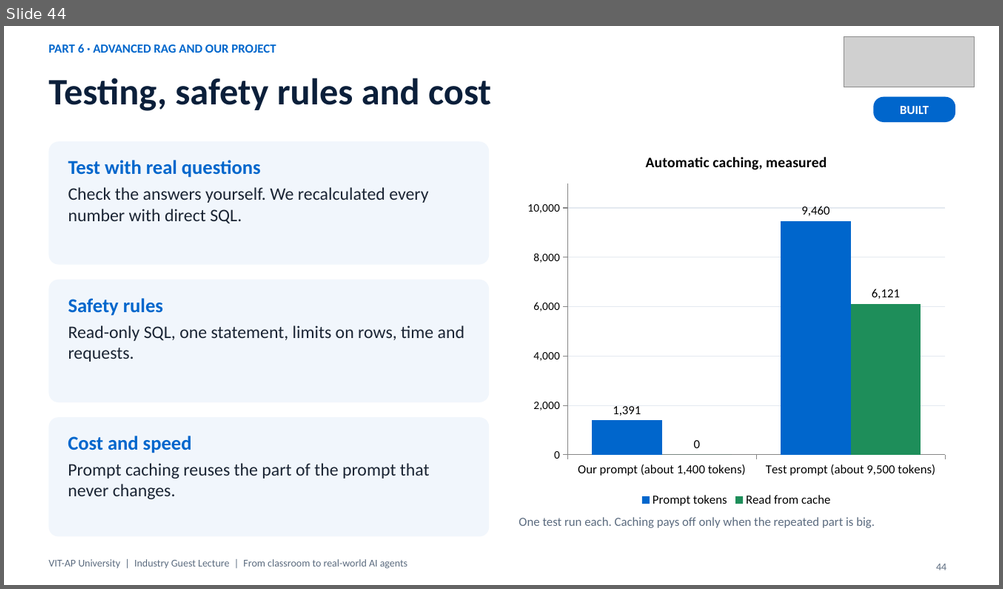
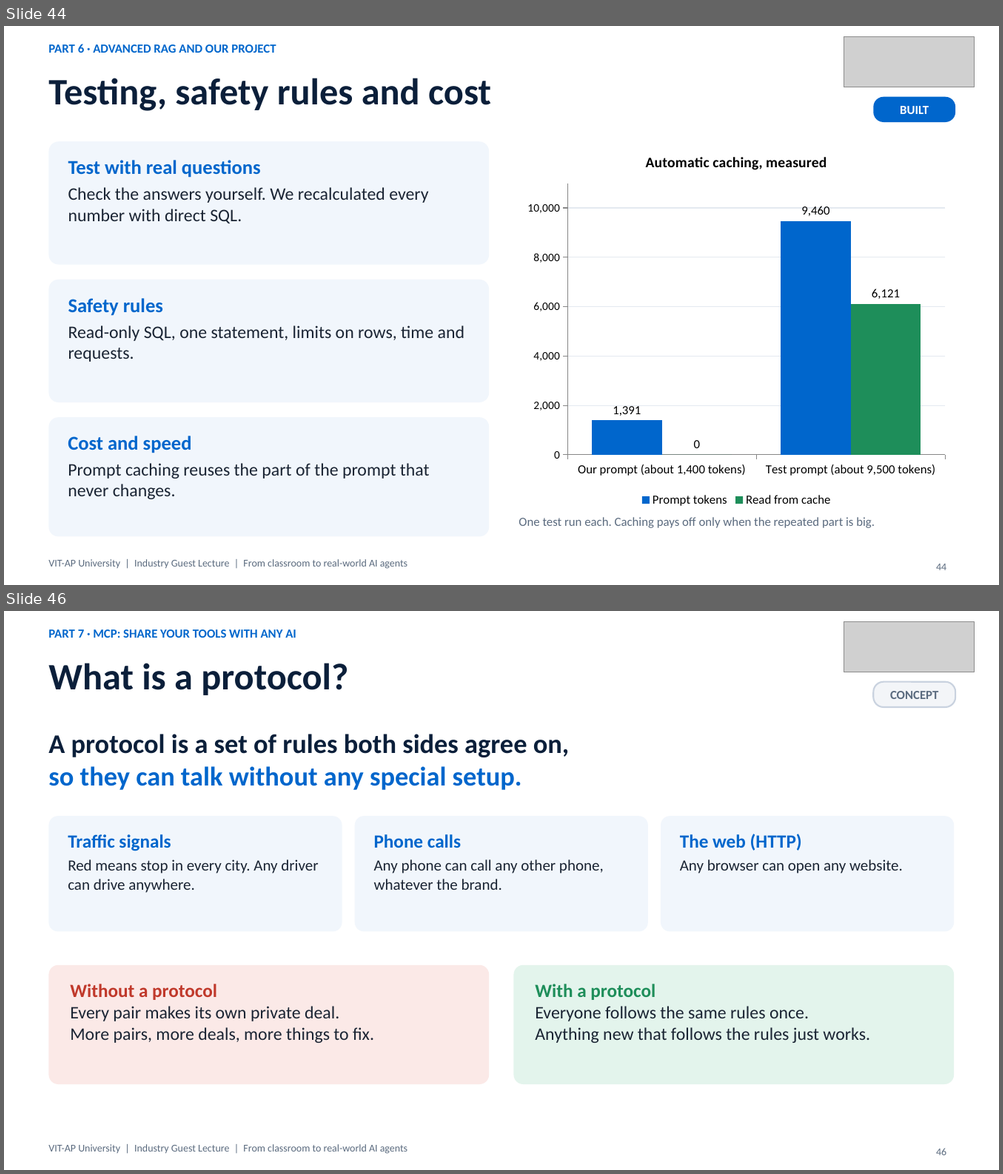
Before and after one commit to nareshroyalc/Demo, a slide deck: deck/VIT-AP_AI_Webinar.pptx. Shown one above the other, each under a label of ours: slide 44 before the commit, slides 44 and 46 after it; the slides between them are not shown. The pictures are 1003x589 and 1003x1174 pixels, drawn with LibreOffice and Linux fonts; fonts in the diff are those of the drawing; grey boxes stand for pictures. Boxes give left, top, right and bottom in pixels: in the first picture for what was removed or moved away, otherwise in the second. Text is boxed around its words. In the diff, an @@ line names an element or a change of style, - is before the commit and + after.

Commit message:
Deck: Part 7 explains protocol, why, MCP, client and server, then our server (70 slides)

```diff
--- a/deck/VIT-AP_AI_Webinar.pptx
+++ b/deck/VIT-AP_AI_Webinar.pptx
@@ slide 46 added at box(4, 611, 999, 1170), background #FFFFFF @@
@@ text added at box(48, 629, 296, 638), 12 pt, text #0066CC, bold @@
+PART 7 · MCP: SHARE YOUR TOOLS WITH ANY AI
@@ picture added at box(843, 621, 974, 672) @@
@@ title added at box(48, 663, 348, 695), 36 pt, text #0B1F3A, bold @@
+What is a protocol?
@@ rounded rectangle added at box(874, 682, 956, 707), fill #F3F5F8, outline #C9D2DF 1.5 pt, 12 pt, text #5B6B7F, bold @@
+CONCEPT
@@ text added at box(48, 734, 569, 790), 26 pt, text #0B1F3A, bold @@
+A protocol is a set of rules both sides agree on,
+so they can talk without any special setup.
@@ rounded rectangle added at box(48, 816, 342, 932), fill #F1F6FC, 15 pt, text #1A2433 @@
+Traffic signals
+Red means stop in every city. Any driver can drive anywhere.
@@ rounded rectangle added at box(355, 816, 648, 932), fill #F1F6FC, 15 pt, text #1A2433 @@
+Phone calls
+Any phone can call any other phone, whatever the brand.
@@ rounded rectangle added at box(660, 816, 954, 932), fill #F1F6FC, 15 pt, text #1A2433 @@
+The web (HTTP)
+Any browser can open any website.
@@ rounded rectangle added at box(48, 965, 489, 1085), fill #FBE9E7, 17 pt, text #1A2433 @@
+Without a protocol
+Every pair makes its own private deal.
+More pairs, more deals, more things to fix.
@@ rounded rectangle added at box(514, 965, 954, 1085), fill #E3F4EC, 17 pt, text #1A2433 @@
+With a protocol
+Everyone follows the same rules once.
+Anything new that follows the rules just works.
@@ text added at box(48, 1145, 407, 1154), 10 pt, text #5B6B7F @@
+VIT-AP University | Industry Guest Lecture | From classroom to real-world AI agents
@@ page number added at box(936, 1148, 946, 1156), 10 pt, text #5B6B7F @@
+46
```
Also in this commit, not shown: 1 slide changed, 4 other slides added, 1 slide removed, 3 other files.
